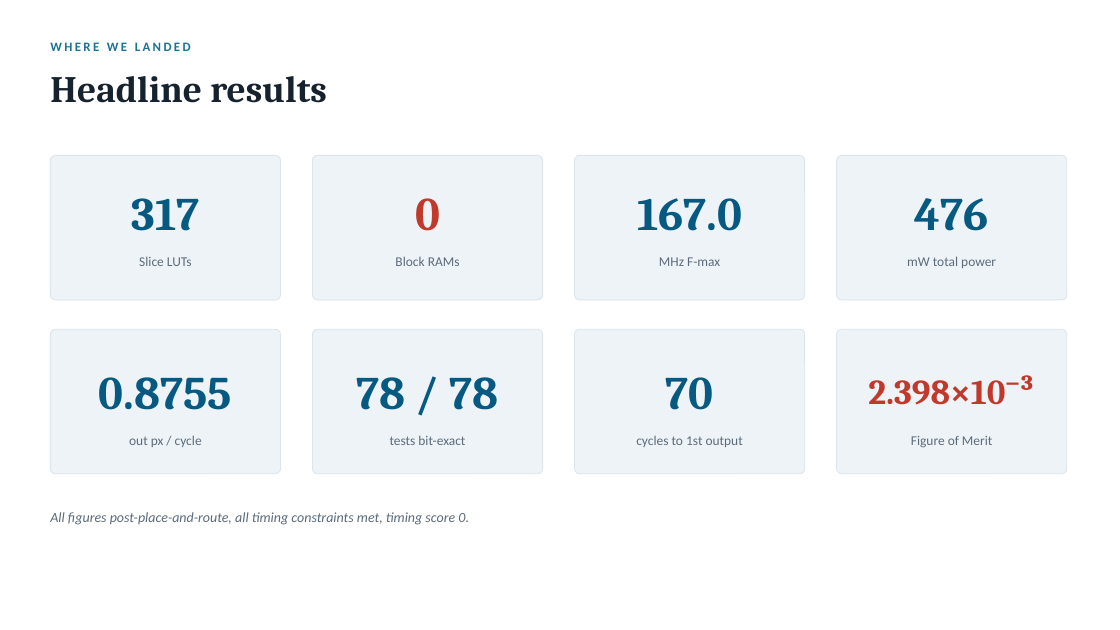
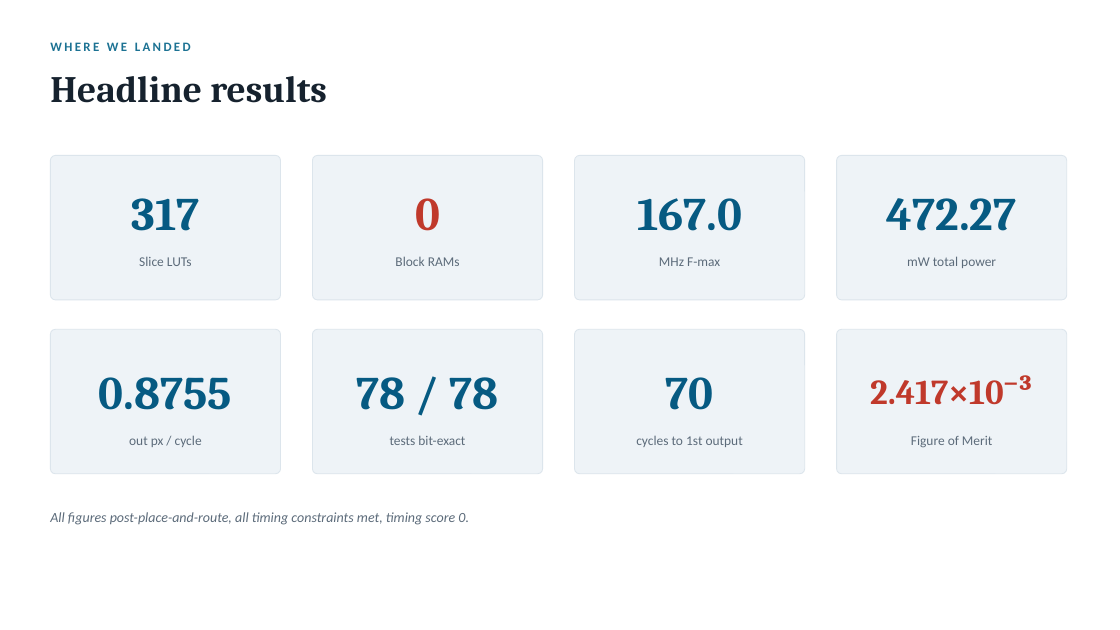
Before and after one commit to MOHAMED141414/sscs2026-conv-accel, a slide deck: slide 2 of docs/SSCS2026_presentation.pptx. Drawn at 1120x630 pixels with LibreOffice and Linux fonts; fonts in the diff are those of the drawing. Boxes give left, top, right and bottom in pixels: in the first picture for what was removed or moved away, otherwise in the second. Text is boxed around its words. In the diff, an @@ line names an element or a change of style, - is before the commit and + after.

```diff
--- a/docs/SSCS2026_presentation.pptx
+++ b/docs/SSCS2026_presentation.pptx
@@ text at (887,198,1017,231): text changed @@
-476
+472.27
@@ text at (870,375,1033,405): text changed @@
-2.398×10⁻³
+2.417×10⁻³
```
Also in this commit, not shown: 3 other slides changed, 1 other file.
